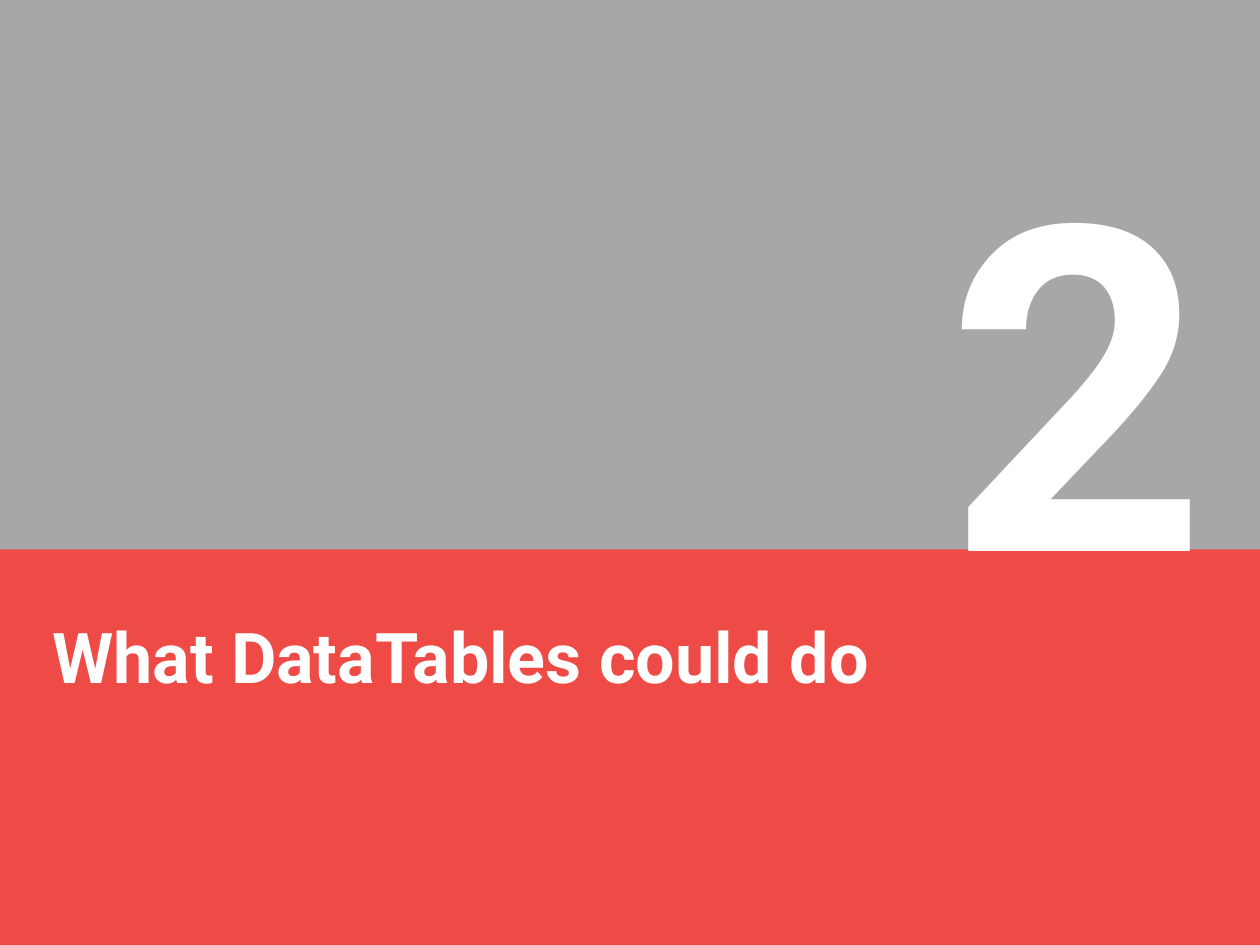
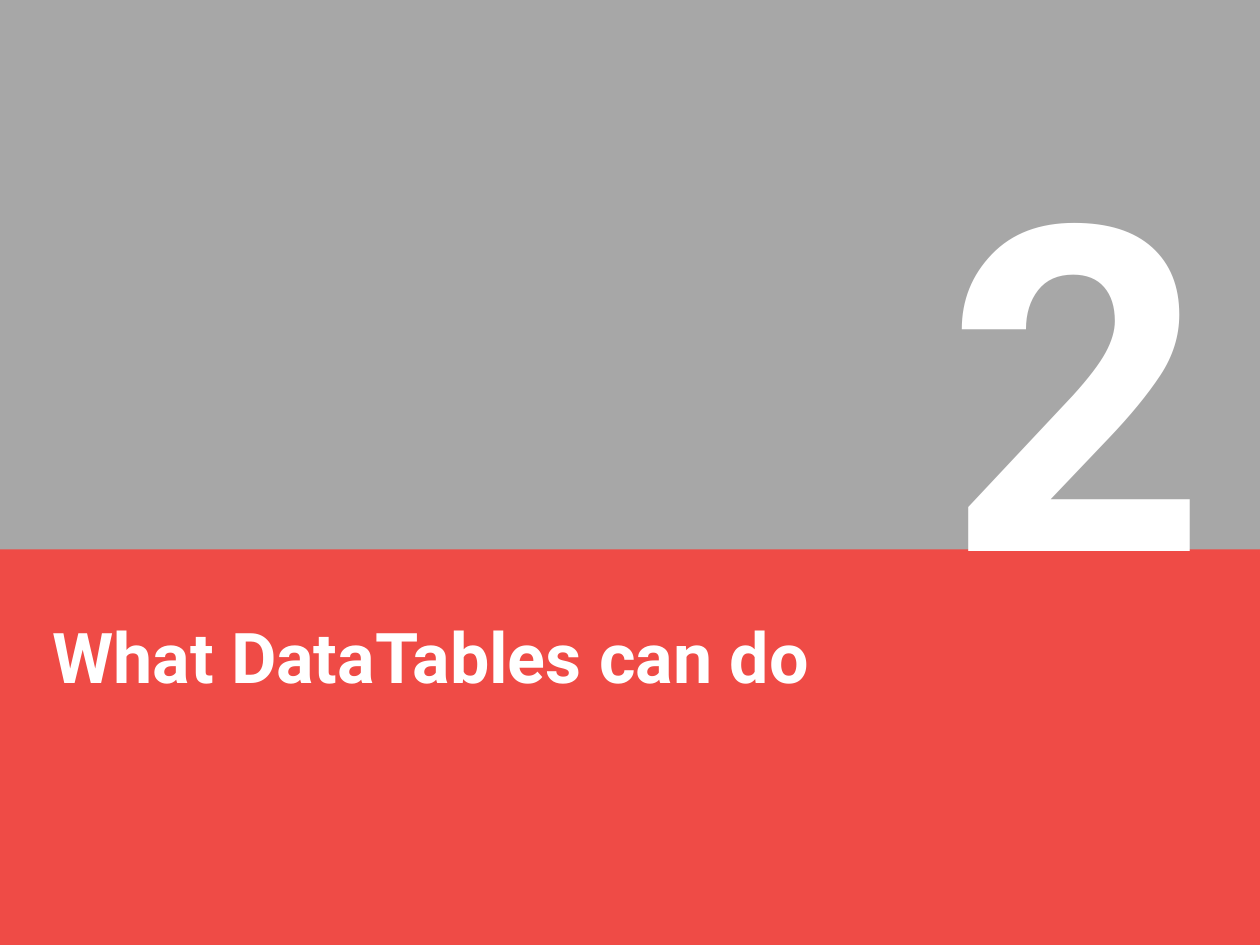
Before and after one commit to roostinghawk/datatables-demo, a slide deck: slide 6 of doc/ppt/DataTables_Introductioin.ppt. Drawn at 1260x945 pixels with LibreOffice and Linux fonts; fonts in the diff are those of the drawing. Boxes give left, top, right and bottom in pixels: in the first picture for what was removed or moved away, otherwise in the second. Text is boxed around its words. In the diff, an @@ line names an element or a change of style, - is before the commit and + after.

```diff
--- a/doc/ppt/DataTables_Introductioin.ppt
+++ b/doc/ppt/DataTables_Introductioin.ppt
@@ title at (x1=52, y1=630, x2=809, y2=684): text changed @@
-What DataTables could do
+What DataTables can do
```
Also in this commit, not shown: 2 other slides changed, 3 slides added, 1 slide removed.
